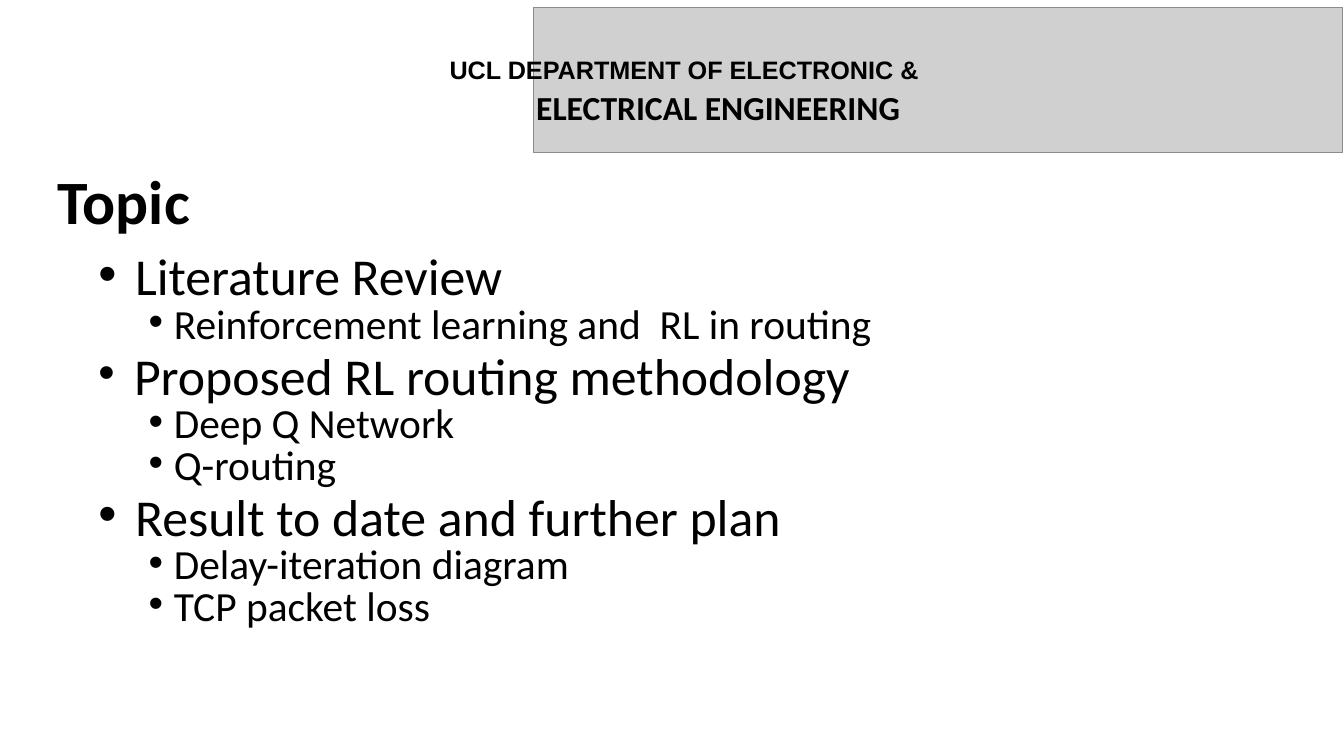
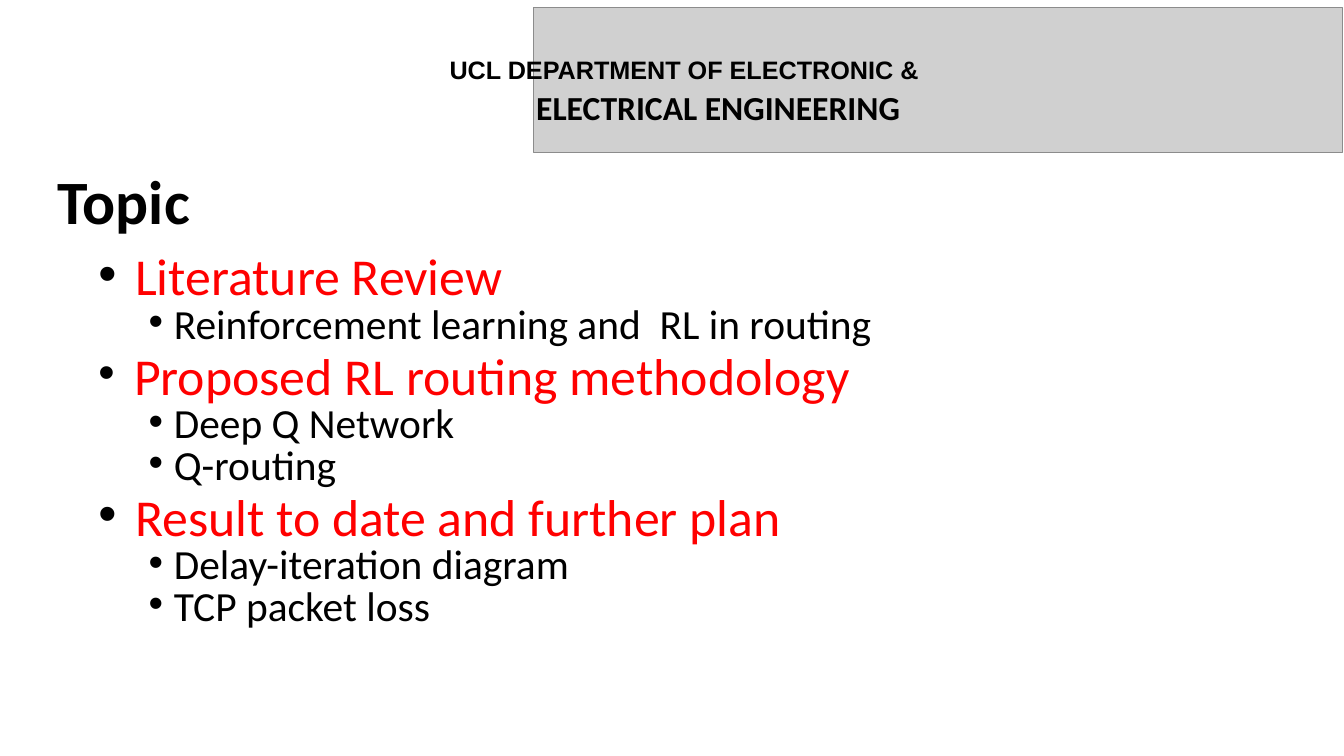
Before and after one commit to JinhaoWu/Msc-Project, a slide deck: slide 2 of presentation.pptx. Drawn at 1344x756 pixels with LibreOffice and Linux fonts; fonts in the diff are those of the drawing; grey boxes stand for pictures. Boxes give left, top, right and bottom in pixels: in the first picture for what was removed or moved away, otherwise in the second. Text is boxed around its words. In the diff, an @@ line names an element or a change of style, - is before the commit and + after.

```diff
--- a/presentation.pptx
+++ b/presentation.pptx
@@ text at [134, 259, 850, 545]: text colour #000000 to #FF0000 in "Literature Review", "Proposed RL routing methodology", "Result to date and further plan" @@
```
Also in this commit, not shown: 1 other slide changed, 6 slides added, 6 slides removed, 1 other file.
